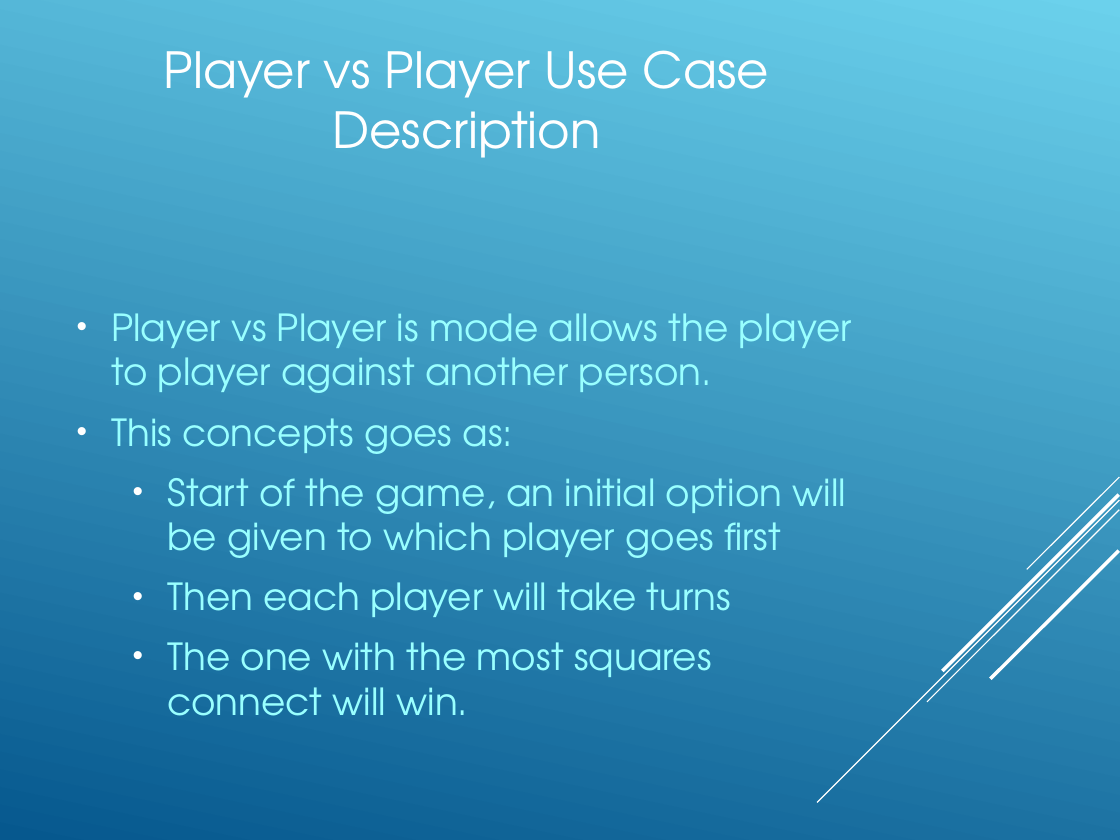
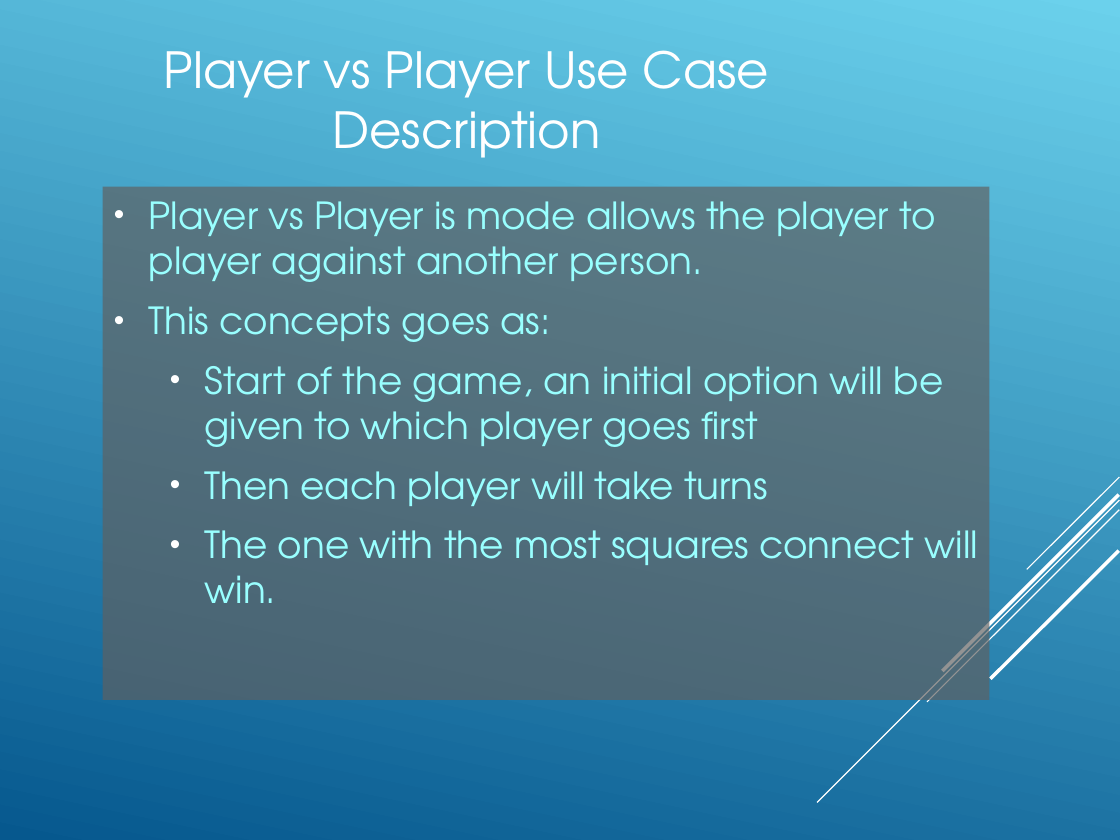
Before and after one commit to Amatarasu/A-Team, a slide deck: slide 30 of Power.Point.Presentation-bk.ppt. Drawn at 1120x840 pixels with LibreOffice and Linux fonts; fonts in the diff are those of the drawing. Boxes give left, top, right and bottom in pixels: in the first picture for what was removed or moved away, otherwise in the second. Text is boxed around its words. In the diff, an @@ line names an element or a change of style, - is before the commit and + after.

Commit message:
Fixed some formatting stuff on the powerpoint, its easier on the eyes and the formating was messy

```diff
--- a/Power.Point.Presentation-bk.ppt
+++ b/Power.Point.Presentation-bk.ppt
@@ background gradient #6BD1EC to #06588E to gradient #06588E to #6BD1EC @@
@@ rectangle "Player vs Player is mode ...": place and size @@
-rectangle "Player vs Player is mode ..." at [111,313,852,716]
+rectangle "Player vs Player is mode ..." at [103,187,990,700]
@@ rectangle "Player vs Player is mode ..." at [103,187,990,700]: fill none to #606060 at 68% opacity @@
```
Also in this commit, not shown: 34 other slides changed.
